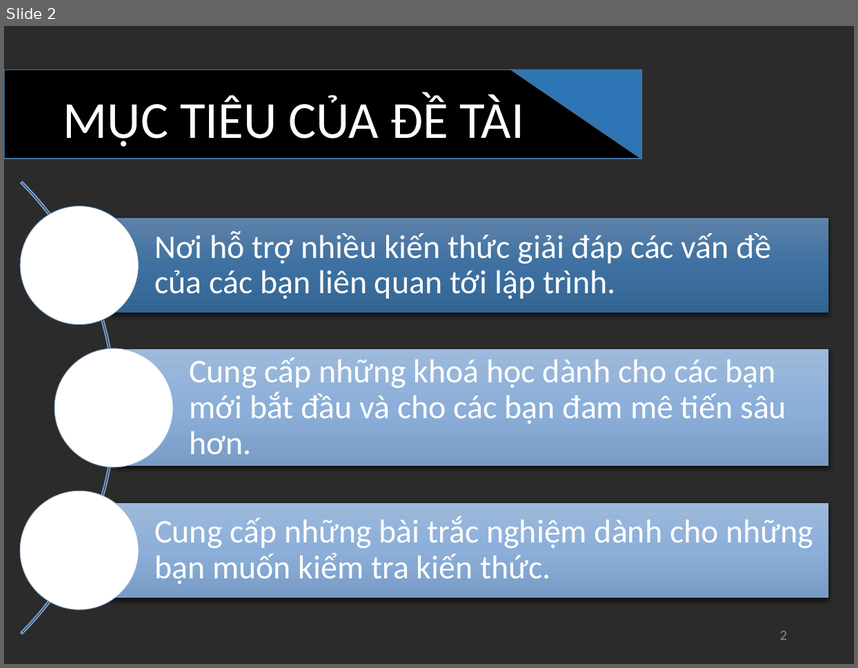
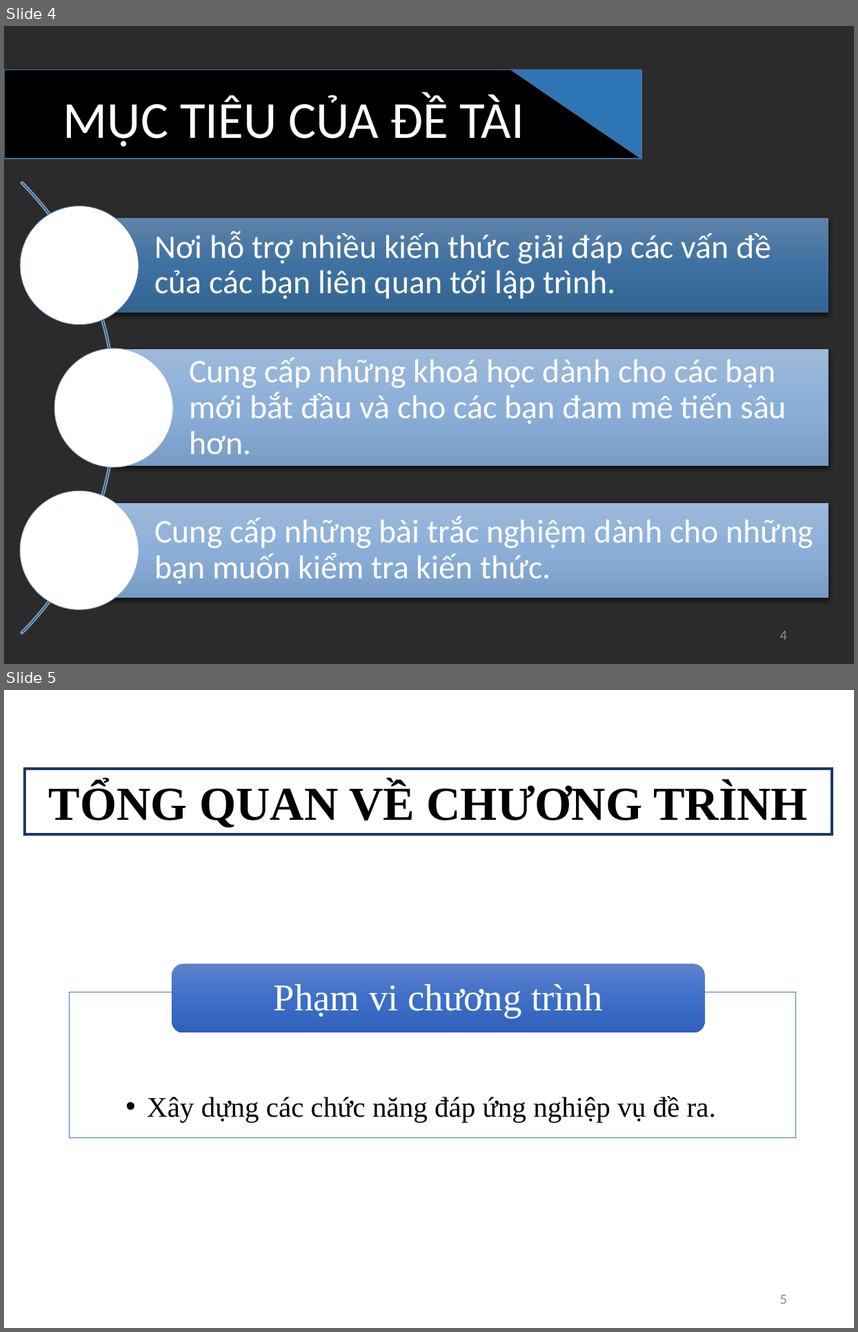
Before and after one commit to thienthanoliver/STU-luan-van-2017, a slide deck: BBBBBBBBBBBBB.pptx. Shown one above the other, each under a label of ours: slide 2 before the commit, slides 4 and 5 after it. The pictures are 858x668 and 858x1332 pixels, drawn with LibreOffice and Linux fonts; fonts in the diff are those of the drawing; background and template pictures are left out; a plain dark background stands for a picture behind light text. Boxes give left, top, right and bottom in pixels: in the first picture for what was removed or moved away, otherwise in the second. Text is boxed around its words. In the diff, an @@ line names an element or a change of style, - is before the commit and + after.

```diff
--- a/BBBBBBBBBBBBB.pptx
+++ b/BBBBBBBBBBBBB.pptx
@@ slide 5 added at (4,690,854,1328), background picture (left out) @@
@@ rectangle added at (25,769,832,834), fill #FFFFFF, outline #203864 2.25 pt, 40 pt, text #000000, bold @@
+TỔNG QUAN VỀ CHƯƠNG TRÌNH
@@ group added at (70,964,795,1138): 2 texts, 1 rectangle, 1 rounded rectangle @@
+  • Xây dựng các chức năng đáp ứng nghiệp vụ đề ra.
+Phạm vi chương trình
@@ page number added at (780,1294,787,1303), 12 pt, text #8C8C8C @@
+5
@@ what was slide 2 is now slide 4 @@
@@ page number at (780,630,787,639): text changed @@
-2
+4
```
Also in this commit, not shown: 6 slides changed, 4 other slides added, 2 slides removed, 1 other file.
